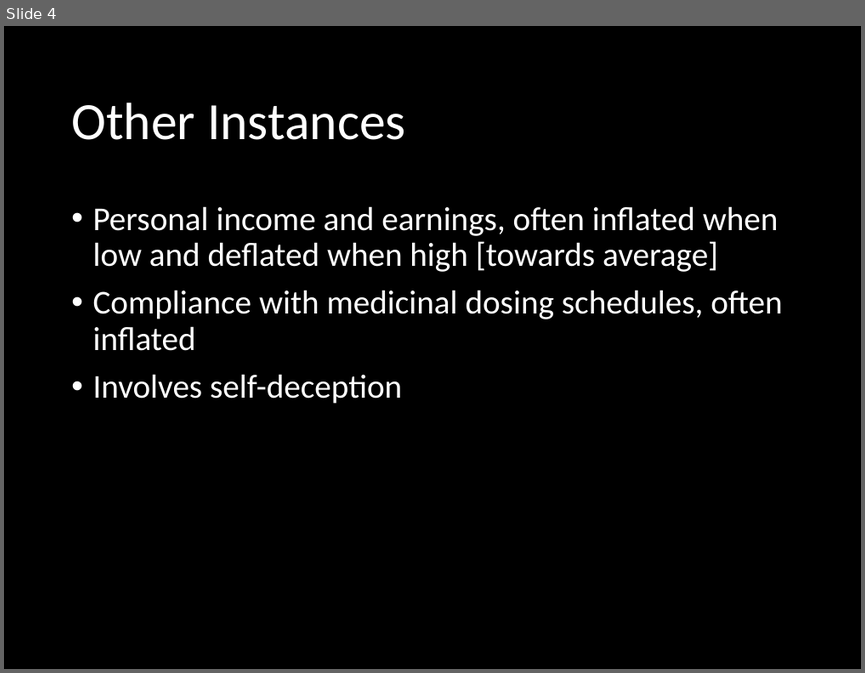
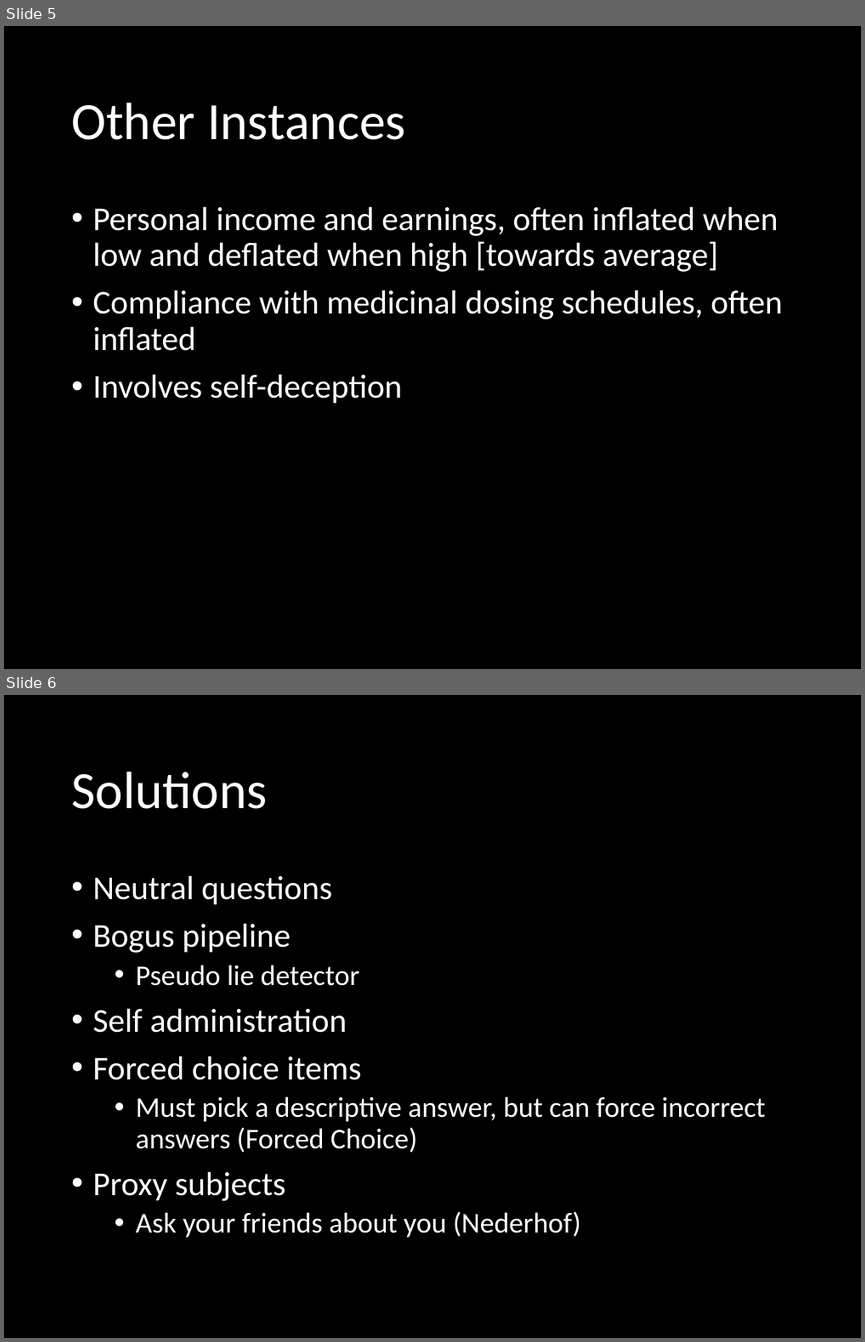
Before and after one commit to jwknaup/Junior, a slide deck: HON 394/Social Desirability Bias.pptx. Shown one above the other, each under a label of ours: slide 4 before the commit, slides 5 and 6 after it. The pictures are 865x673 and 865x1342 pixels, drawn with LibreOffice and Linux fonts; fonts in the diff are those of the drawing. Boxes give left, top, right and bottom in pixels: in the first picture for what was removed or moved away, otherwise in the second. Text is boxed around its words. In the diff, an @@ line names an element or a change of style, - is before the commit and + after.

Commit message:
finish social desir bias, finish force plate F

```diff
--- a/HON 394/Social Desirability Bias.pptx
+++ b/HON 394/Social Desirability Bias.pptx
@@ slide 6 added at box(4, 695, 861, 1338), background #000000 @@
@@ title added at box(71, 771, 267, 809), 44 pt, text #FFFFFF @@
+Solutions
@@ text added at box(93, 875, 766, 1237), 24 pt, text #FFFFFF @@
+• Neutral questions
+• Bogus pipeline
+  • Pseudo lie detector
+• Self administration
+• Forced choice items
+  • Must pick a descriptive answer, but can force incorrect answers (Forced Choice)
+• Proxy subjects
+  • Ask your friends about you (Nederhof)
@@ what was slide 4 is now slide 5 @@
```
Also in this commit, not shown: 4 slides changed, 2 other slides added, 4 other files.
